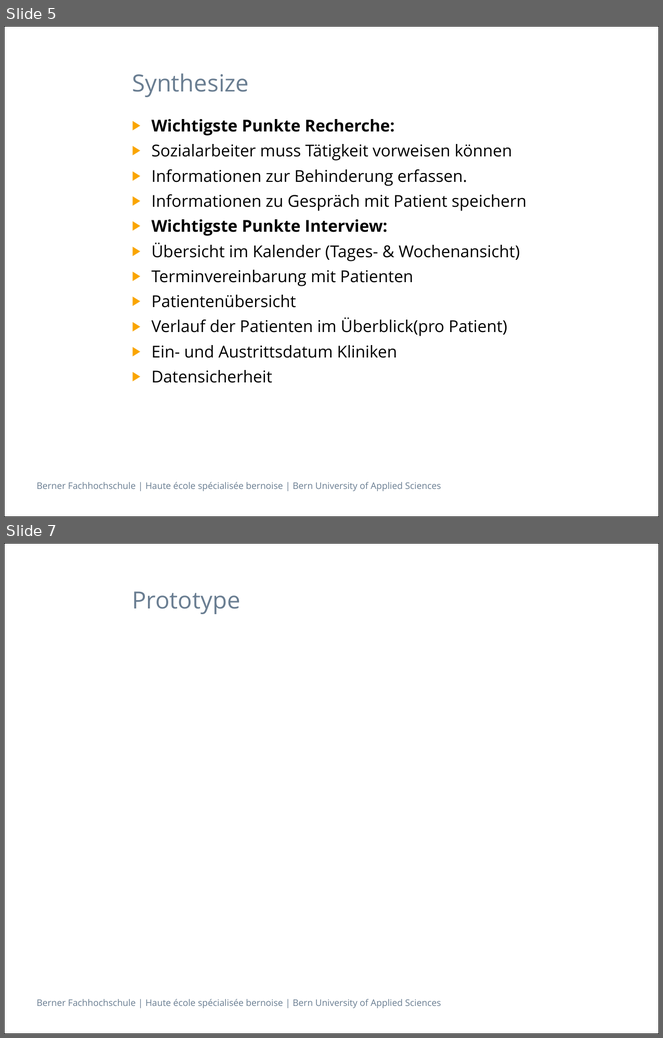
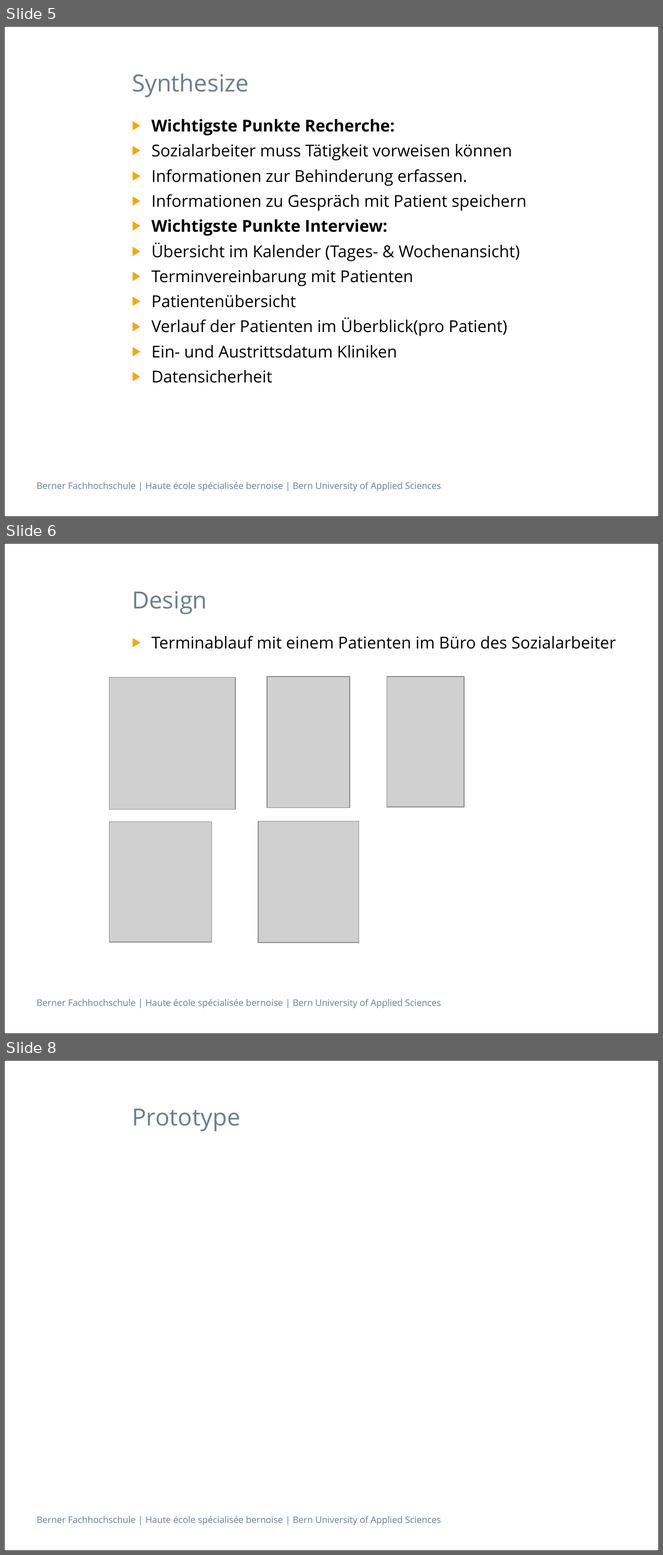
Before and after one commit to isels1/ch.bfh.btx8081.w2015.blue, a slide deck: doc/Task03/Task3.pptx. Shown one above the other, each under a label of ours: slides 5 and 7 before the commit, slides 5, 6 and 8 after it; the slides between them are not shown. The pictures are 663x1038 and 663x1555 pixels, drawn with LibreOffice and Linux fonts; fonts in the diff are those of the drawing; grey boxes stand for pictures. Boxes give left, top, right and bottom in pixels: in the first picture for what was removed or moved away, otherwise in the second. Text is boxed around its words. In the diff, an @@ line names an element or a change of style, - is before the commit and + after.

```diff
--- a/doc/Task03/Task3.pptx
+++ b/doc/Task03/Task3.pptx
@@ slide 6 added at (4,543,659,1034), background #FFFFFF; not listed: 2 template elements that a slide beside it also shows @@
@@ title added at (132,591,207,614), 26 pt, text #697D91 @@
+Design
@@ text added at (152,636,616,649), 18 pt, text #000000 @@
+▶ Terminablauf mit einem Patienten im Büro des Sozialarbeiter
@@ picture added at (109,678,235,809) @@
@@ picture added at (267,676,350,808) @@
@@ picture added at (387,676,464,807) @@
@@ picture added at (110,822,211,942) @@
@@ picture added at (258,822,359,943) @@
@@ what was slide 7 is now slide 8 @@
```
Also in this commit, not shown: 1 other slide added, 1 slide removed, 1 other file.
